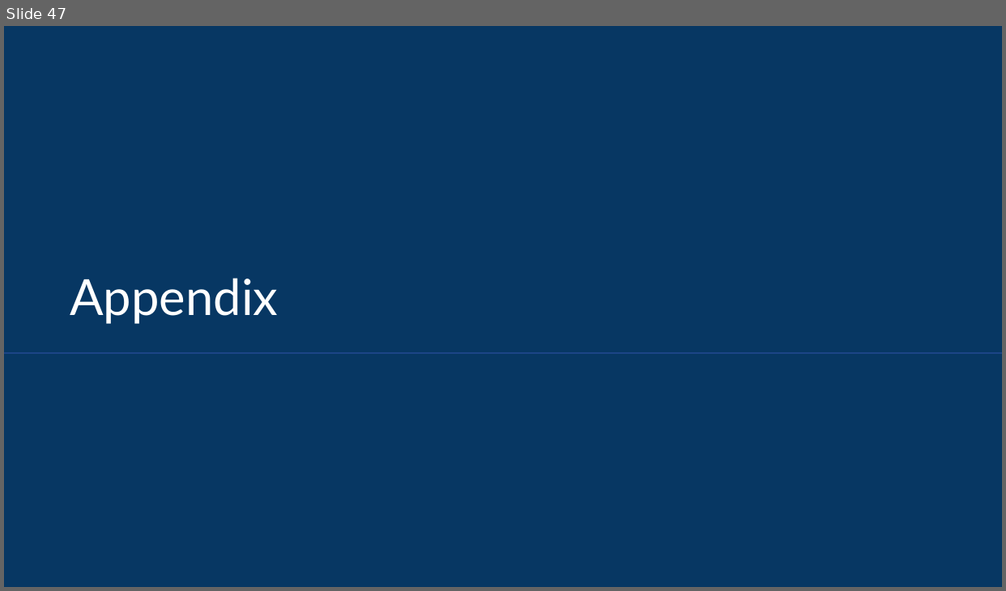
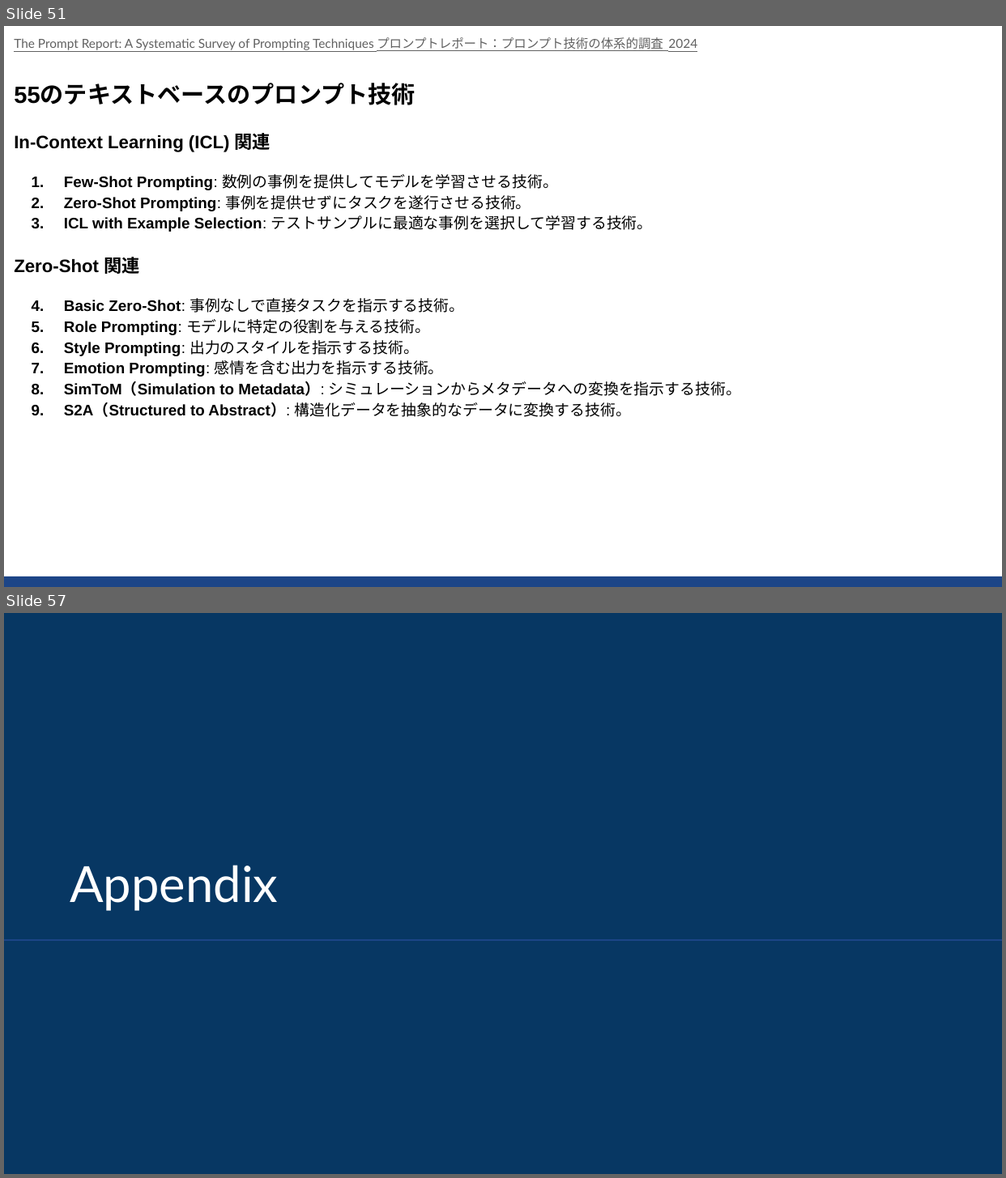
Before and after one commit to sekihan02/code_sundbox, a slide deck: 2024_LLM論文要約_6.pptx. Shown one above the other, each under a label of ours: slide 47 before the commit, slides 51 and 57 after it; the slides between them are not shown. The pictures are 1006x591 and 1006x1178 pixels, drawn with LibreOffice and Linux fonts; fonts in the diff are those of the drawing. Boxes give left, top, right and bottom in pixels: in the first picture for what was removed or moved away, otherwise in the second. Text is boxed around its words. In the diff, an @@ line names an element or a change of style, - is before the commit and + after.

```diff
--- a/2024_LLM論文要約_6.pptx
+++ b/2024_LLM論文要約_6.pptx
@@ slide 51 added at (4,26,1002,587), background #FFFFFF @@
@@ text added at (14,37,741,417), 11 pt, text #000000 @@
+The Prompt Report: A Systematic Survey of Prompting Techniques プロンプトレポート：プロンプト技術の体系的調査 2024
+55のテキストベースのプロンプト技術
+In-Context Learning (ICL) 関連
+1. Few-Shot Prompting: 数例の事例を提供してモデルを学習させる技術。
+2. Zero-Shot Prompting: 事例を提供せずにタスクを遂行させる技術。
+3. ICL with Example Selection: テストサンプルに最適な事例を選択して学習する技術。
+Zero-Shot 関連
+1. Basic Zero-Shot: 事例なしで直接タスクを指示する技術。
+2. Role Prompting: モデルに特定の役割を与える技術。
+3. Style Prompting: 出力のスタイルを指示する技術。
+4. Emotion Prompting: 感情を含む出力を指示する技術。
+5. SimToM（Simulation to Metadata）: シミュレーションからメタデータへの変換を指示する技術。
+6. S2A（Structured to Abstract）: 構造化データを抽象的なデータに変換する技術。
@@ rectangle added at (4,577,1002,587), fill #1C4587 @@
@@ what was slide 47 is now slide 57 @@
```
Also in this commit, not shown: 9 other slides added, 1 other file.
